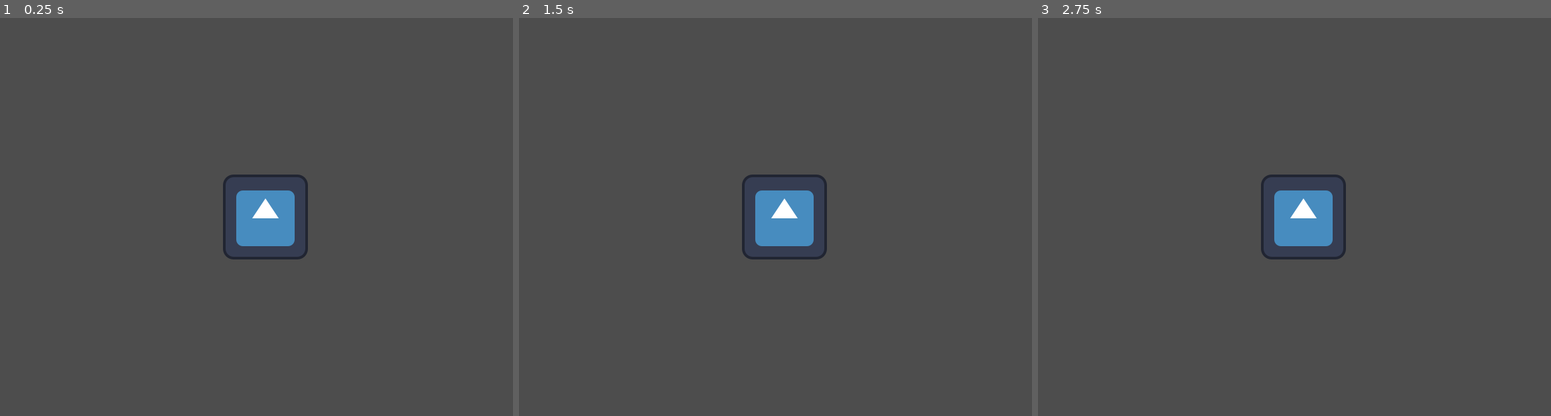
Above: before the commit, frames 1-3 (left to right).
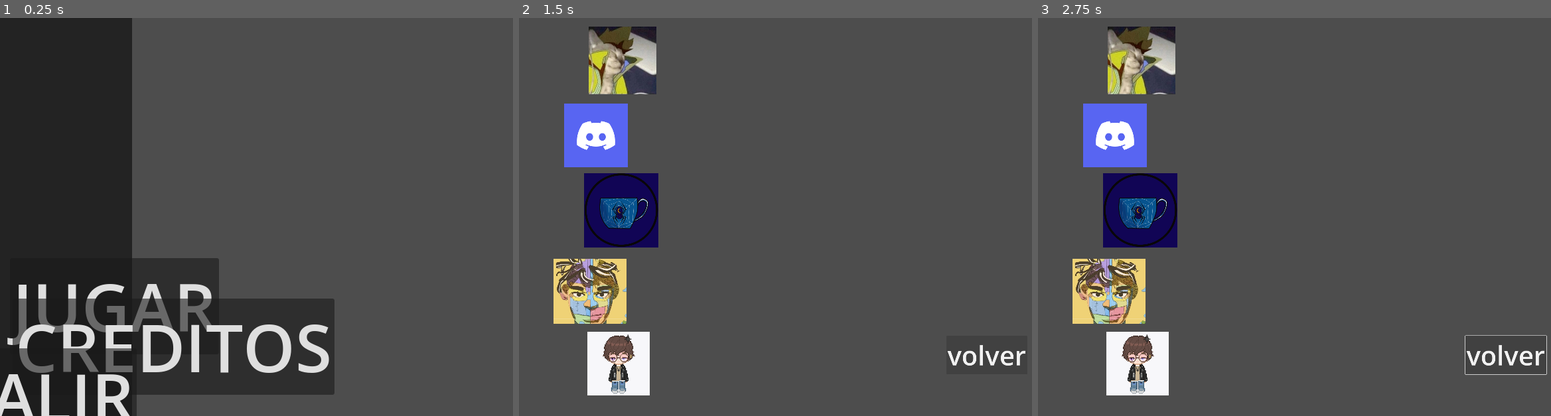
Above: after the commit, the same moments.

Repository: alezuuBytes/GITW-Game
Game: Godot game, scene res://trabajo_graso/menu/menu.tscn
The game is run twice, just before and just after one commit, with the same random seed, the same clock (stepped at 60 frames per second) and the same inputs. Before the commit the project starts from res://Test/test.tscn. The engine's default icon, where the game draws it, is replaced by a stand-in: a white triangle on a blue panel in a dark square.
Inputs (mouse positions are in pixels of both pictures, inside the frame that each line leads up to):
- Up to frame 1 (0.25 s): no input
- Up to frame 2 (1.5 s): click (693, 348) at 0.5 s, where only the run after the commit has a clickable "CREDITOS"; click (985, 356) at 1.25 s, where only the run after the commit has a clickable "volver"
- Up to frame 3 (2.75 s): tap Enter (ui_accept) at 2, 2.27 s; hold Right (ui_right) from 2.03 s (still down)

The runs differ from the first frame. In frame 1, 39% of the frame differs, in the area x 0-66%, y 0-100%; in frame 2, 13%; in frame 3, 13%.

Commit message:
avances en el menu
waaaa

Diff:
--- a/project.godot
+++ b/project.godot
@@ -11,7 +11,7 @@
 [application]
 
 config/name="GameJam"
-run/main_scene="uid://busue7rr2oned"
+run/main_scene="uid://b4kd7ddy7hdqy"
 config/features=PackedStringArray("4.6", "GL Compatibility")
 config/icon="res://Test/icon.svg"
 
@@ -19,6 +19,7 @@
 
 window/size/viewport_width=800
 window/size/viewport_height=600
+window/stretch/mode="canvas_items"
 
 [physics]
 
--- /dev/null
+++ b/trabajo_graso/creditos/creditos.gd
@@ -0,0 +1 @@
+extends Node2D
--- /dev/null
+++ b/trabajo_graso/creditos/creditos.tscn
@@ -0,0 +1,179 @@
+[gd_scene format=3 uid="uid://bjt0r4y75bgsr"]
+
+[ext_resource type="Texture2D" uid="uid://bx53sg8kqr0i3" path="res://trabajo_graso/creditos/jere/zoro.png" id="1_c05db"]
+[ext_resource type="Texture2D" uid="uid://c2phb2mx0uvb3" path="res://trabajo_graso/creditos/flor/alter.png" id="2_t7oqj"]
+[ext_resource type="Texture2D" uid="uid://b7ipc73blci3i" path="res://trabajo_graso/creditos/bruno/bruno.png" id="3_esdcc"]
+[ext_resource type="Texture2D" uid="uid://c2idwn7hpx85b" path="res://trabajo_graso/creditos/nahue/graso.png" id="4_txoeq"]
+[ext_resource type="Texture2D" uid="uid://bd7qqsk3rjku3" path="res://trabajo_graso/creditos/alexis/negrogaymer.png" id="5_s54co"]
+[ext_resource type="Theme" uid="uid://s7hava87ytwj" path="res://trabajo_graso/fonts/letras.tres" id="6_esdcc"]
+
+[sub_resource type="Animation" id="Animation_txoeq"]
+length = 0.001
+tracks/0/type = "value"
+tracks/0/imported = false
+tracks/0/enabled = true
+tracks/0/path = NodePath("nahue:position")
+tracks/0/interp = 1
+tracks/0/loop_wrap = true
+tracks/0/keys = {
+"times": PackedFloat32Array(0),
+"transitions": PackedFloat32Array(1),
+"update": 0,
+"values": [Vector2(267.5, 1029.9999)]
+}
+tracks/1/type = "value"
+tracks/1/imported = false
+tracks/1/enabled = true
+tracks/1/path = NodePath("jere:position")
+tracks/1/interp = 1
+tracks/1/loop_wrap = true
+tracks/1/keys = {
+"times": PackedFloat32Array(0),
+"transitions": PackedFloat32Array(1),
+"update": 0,
+"values": [Vector2(390, 160)]
+}
+tracks/2/type = "value"
+tracks/2/imported = false
+tracks/2/enabled = true
+tracks/2/path = NodePath("floriana:position")
+tracks/2/interp = 1
+tracks/2/loop_wrap = true
+tracks/2/keys = {
+"times": PackedFloat32Array(0),
+"transitions": PackedFloat32Array(1),
+"update": 0,
+"values": [Vector2(385, 725)]
+}
+tracks/3/type = "value"
+tracks/3/imported = false
+tracks/3/enabled = true
+tracks/3/path = NodePath("bruno:position")
+tracks/3/interp = 1
+tracks/3/loop_wrap = true
+tracks/3/keys = {
+"times": PackedFloat32Array(0),
+"transitions": PackedFloat32Array(1),
+"update": 0,
+"values": [Vector2(290, 442.5)]
+}
+tracks/4/type = "value"
+tracks/4/imported = false
+tracks/4/enabled = true
+tracks/4/path = NodePath("alexis:position")
+tracks/4/interp = 1
+tracks/4/loop_wrap = true
+tracks/4/keys = {
+"times": PackedFloat32Array(0),
+"transitions": PackedFloat32Array(1),
+"update": 0,
+"values": [Vector2(375, 1302.5)]
+}
+
+[sub_resource type="Animation" id="Animation_s54co"]
+resource_name = "creditos"
+length = 0.4
+tracks/0/type = "value"
+tracks/0/imported = false
+tracks/0/enabled = true
+tracks/0/path = NodePath("nahue:position")
+tracks/0/interp = 1
+tracks/0/loop_wrap = true
+tracks/0/keys = {
+"times": PackedFloat32Array(0.4),
+"transitions": PackedFloat32Array(1),
+"update": 0,
+"values": [Vector2(267.5, 1029.9999)]
+}
+tracks/1/type = "value"
+tracks/1/imported = false
+tracks/1/enabled = true
+tracks/1/path = NodePath("jere:position")
+tracks/1/interp = 1
+tracks/1/loop_wrap = true
+tracks/1/keys = {
+"times": PackedFloat32Array(0.4),
+"transitions": PackedFloat32Array(1),
+"update": 0,
+"values": [Vector2(390, 160)]
+}
+tracks/2/type = "value"
+tracks/2/imported = false
+tracks/2/enabled = true
+tracks/2/path = NodePath("floriana:position")
+tracks/2/interp = 1
+tracks/2/loop_wrap = true
+tracks/2/keys = {
+"times": PackedFloat32Array(0.4),
+"transitions": PackedFloat32Array(1),
+"update": 0,
+"values": [Vector2(385, 725)]
+}
+tracks/3/type = "value"
+tracks/3/imported = false
+tracks/3/enabled = true
+tracks/3/path = NodePath("bruno:position")
+tracks/3/interp = 1
+tracks/3/loop_wrap = true
+tracks/3/keys = {
+"times": PackedFloat32Array(0.4),
+"transitions": PackedFloat32Array(1),
+"update": 0,
+"values": [Vector2(290, 442.5)]
+}
+tracks/4/type = "value"
+tracks/4/imported = false
+tracks/4/enabled = true
+tracks/4/path = NodePath("alexis:position")
+tracks/4/interp = 1
+tracks/4/loop_wrap = true
+tracks/4/keys = {
+"times": PackedFloat32Array(0.4),
+"transitions": PackedFloat32Array(1),
+"update": 0,
+"values": [Vector2(375, 1302.5)]
+}
+
+[sub_resource type="AnimationLibrary" id="AnimationLibrary_5fn64"]
+_data = {
+&"RESET": SubResource("Animation_txoeq"),
+&"creditos": SubResource("Animation_s54co")
+}
+
+[node name="creditos" type="Node2D" unique_id=1282856629]
+scale = Vector2(0.4, 0.4)
+
+[node name="jere" type="Sprite2D" parent="." unique_id=1365436001]
+position = Vector2(390, 160)
+texture = ExtResource("1_c05db")
+
+[node name="floriana" type="Sprite2D" parent="." unique_id=508351463]
+position = Vector2(385, 725)
+scale = Vector2(0.6, 0.6)
+texture = ExtResource("2_t7oqj")
+
+[node name="bruno" type="Sprite2D" parent="." unique_id=730188448]
+position = Vector2(290, 442.5)
+scale = Vector2(0.9374999, 0.93749976)
+texture = ExtResource("3_esdcc")
+
+[node name="alexis" type="Sprite2D" parent="." unique_id=238324943]
+position = Vector2(375, 1302.5)
+scale = Vector2(0.9179687, 0.9375012)
+texture = ExtResource("5_s54co")
+
+[node name="nahue" type="Sprite2D" parent="." unique_id=58136946]
+position = Vector2(267.5, 1029.9999)
+scale = Vector2(0.7161459, 0.63802147)
+texture = ExtResource("4_txoeq")
+
+[node name="AnimationPlayer" type="AnimationPlayer" parent="." unique_id=651114981]
+libraries/ = SubResource("AnimationLibrary_5fn64")
+
+[node name="Button" type="Button" parent="." unique_id=1729630694]
+offset_left = 1610.0
+offset_top = 1197.5
+offset_right = 1915.0
+offset_bottom = 1342.5
+theme = ExtResource("6_esdcc")
+text = "volver"
--- /dev/null
+++ b/trabajo_graso/fonts/letras.tres
@@ -0,0 +1,4 @@
+[gd_resource type="Theme" format=3 uid="uid://s7hava87ytwj"]
+
+[resource]
+default_font_size = 100
--- /dev/null
+++ b/trabajo_graso/menu/menu.gd
@@ -0,0 +1,13 @@
+extends Node2D
+
+func _physics_process(delta: float) -> void:
+	pass
+
+func _on_jugar_pressed() -> void:
+	get_tree().change_scene_to_file("res://Escenas/Nivel_0_Introduccion/nivel_0_introduccion.tscn")
+
+func _on_creditos_pressed() -> void:
+	get_tree().change_scene_to_file("res://trabajo_graso/creditos/creditos.tscn")
+
+func _on_salir_pressed() -> void:
+	get_tree().quit()
--- /dev/null
+++ b/trabajo_graso/menu/menu.tscn
@@ -0,0 +1,61 @@
+[gd_scene format=3 uid="uid://b4kd7ddy7hdqy"]
+
+[ext_resource type="Script" uid="uid://d18erlambulql" path="res://trabajo_graso/menu/menu.gd" id="1_66may"]
+[ext_resource type="Theme" uid="uid://s7hava87ytwj" path="res://trabajo_graso/fonts/letras.tres" id="2_6mqy4"]
+
+[node name="menu" type="Node2D" unique_id=2083626950]
+script = ExtResource("1_66may")
+
+[node name="ColorRect" type="ColorRect" parent="." unique_id=1298747496]
+offset_left = -1.0
+offset_top = -176.0
+offset_right = 199.0
+offset_bottom = 9824.0
+color = Color(0.13682577, 0.13682574, 0.13682571, 1)
+
+[node name="controlador_de_botones" type="Control" parent="." unique_id=1229303848]
+layout_mode = 3
+anchors_preset = 15
+anchor_right = 1.0
+anchor_bottom = 1.0
+grow_horizontal = 2
+grow_vertical = 2
+
+[node name="jugar" type="Button" parent="controlador_de_botones" unique_id=1860072989]
+layout_mode = 1
+offset_left = 15.0
+offset_top = 362.0
+offset_right = 115.0
+offset_bottom = 412.0
+theme = ExtResource("2_6mqy4")
+text = "JUGAR"
+
+[node name="creditos" type="Button" parent="controlador_de_botones" unique_id=2042778277]
+layout_mode = 0
+offset_left = 19.0
+offset_top = 423.0
+offset_right = 170.0
+offset_bottom = 473.0
+theme = ExtResource("2_6mqy4")
+text = "CREDITOS"
+
+[node name="salir" type="Button" parent="controlador_de_botones" unique_id=1914060233]
+layout_mode = 1
+anchors_preset = 10
+anchor_right = 1.0
+offset_left = 22.0
+offset_top = 498.0
+offset_right = 111.0
+offset_bottom = 548.0
+grow_horizontal = 2
+theme = ExtResource("2_6mqy4")
+text = "SALIR"
+
+[node name="HBoxContainer" type="HBoxContainer" parent="controlador_de_botones" unique_id=388524371]
+layout_mode = 0
+offset_right = 348.0
+offset_bottom = 158.0
+
+[connection signal="pressed" from="controlador_de_botones/jugar" to="." method="_on_jugar_pressed"]
+[connection signal="pressed" from="controlador_de_botones/creditos" to="." method="_on_creditos_pressed"]
+[connection signal="pressed" from="controlador_de_botones/salir" to="." method="_on_salir_pressed"]
Binary file added: trabajo_graso/creditos/alexis/negrogaymer.png
Not shown, added: trabajo_graso/creditos/alexis/negrogaymer.png.import
Binary file added: trabajo_graso/creditos/bruno/bruno.png
Not shown, added: trabajo_graso/creditos/bruno/bruno.png.import
Not shown, added: trabajo_graso/creditos/creditos.gd.uid
Binary file added: trabajo_graso/creditos/flor/alter.png
Not shown, added: trabajo_graso/creditos/flor/alter.png.import
Binary file added: trabajo_graso/creditos/jere/zoro.png
Not shown, added: trabajo_graso/creditos/jere/zoro.png.import
Binary file added: trabajo_graso/creditos/nahue/graso.png
Not shown, added: trabajo_graso/creditos/nahue/graso.png.import
Not shown, added: trabajo_graso/menu/menu.gd.uid
